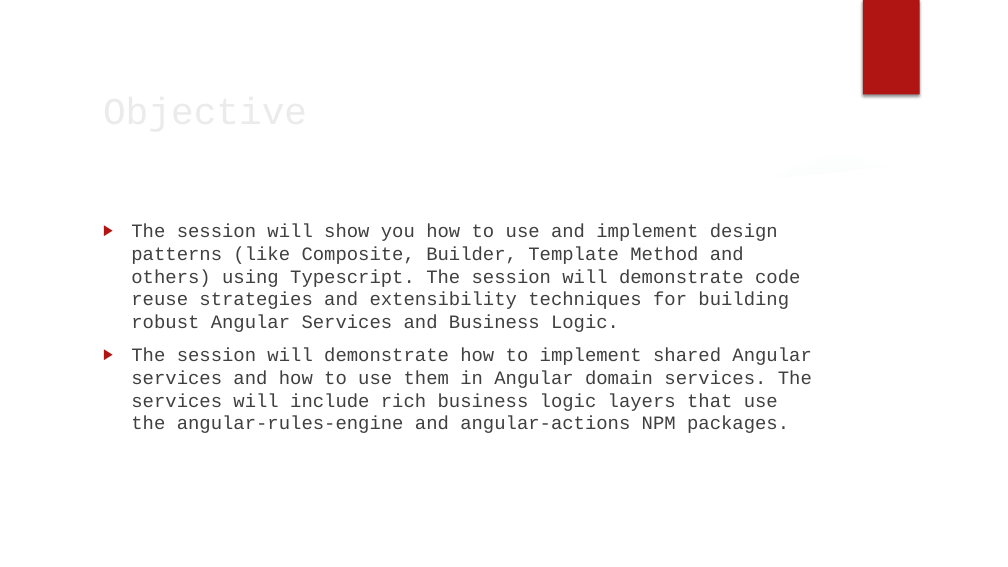
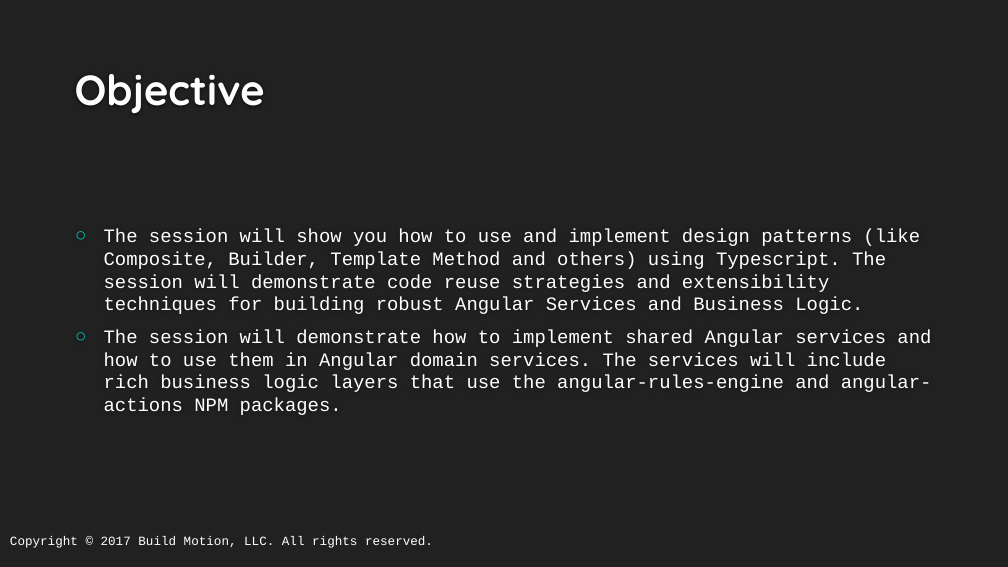
Before and after one commit to buildmotion/better-business-logic-with-typescript, a slide deck: slide 3 of Presentation/Better Business Logic with Typescript.pptx (slide 2 before the commit). Drawn at 1008x567 pixels with LibreOffice and Linux fonts; fonts in the diff are those of the drawing; background and template pictures are left out. Boxes give left, top, right and bottom in pixels: in the first picture for what was removed or moved away, otherwise in the second. Text is boxed around its words. In the diff, an @@ line names an element or a change of style, - is before the commit and + after.

```diff
--- a/Presentation/Better Business Logic with Typescript.pptx
+++ b/Presentation/Better Business Logic with Typescript.pptx
@@ background picture (left out) to #212121 @@
@@ group removed at [0, 0, 1008, 567]: 3 ellipses, 3 freeform shapes @@
@@ rectangle removed at [863, 0, 920, 95] @@
@@ title "Objective": place and size @@
-title "Objective" at [95, 80, 825, 138]
+title "Objective" at [75, 74, 265, 113]
@@ title "Objective" at [75, 74, 265, 113]: size 36 to 40 pt, font Courier New to Quicksand, text colour #EBEBEB to #FEFEFE, bold on; vertical alignment middle to bottom @@
@@ text "The session will show you ...": place and size @@
-text "The session will show you ..." at [131, 224, 812, 433]
+text "The session will show you ..." at [104, 229, 932, 415]
@@ text "The session will show you ..." at [104, 229, 932, 415]: text colour #404040 to #FFFFFF; bullet ▶ to ○; bullet colour #B01513 to #00C6BB; vertical alignment top to middle @@
@@ text added at [10, 536, 433, 548], 12 pt, text #FFFFFF @@
+Copyright © 2017 Build Motion, LLC. All rights reserved.
```
Also in this commit, not shown: 10 other slides changed, 1 slide added.
